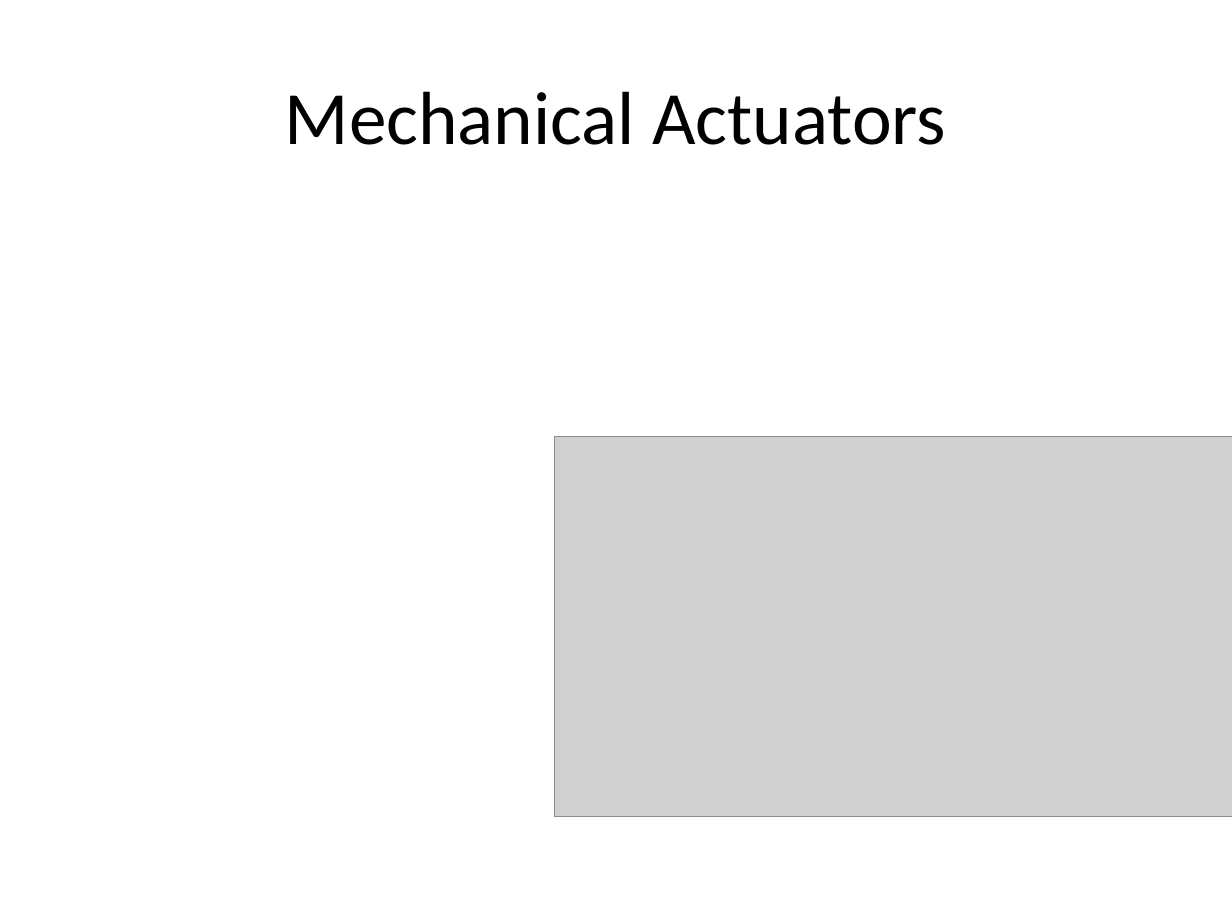
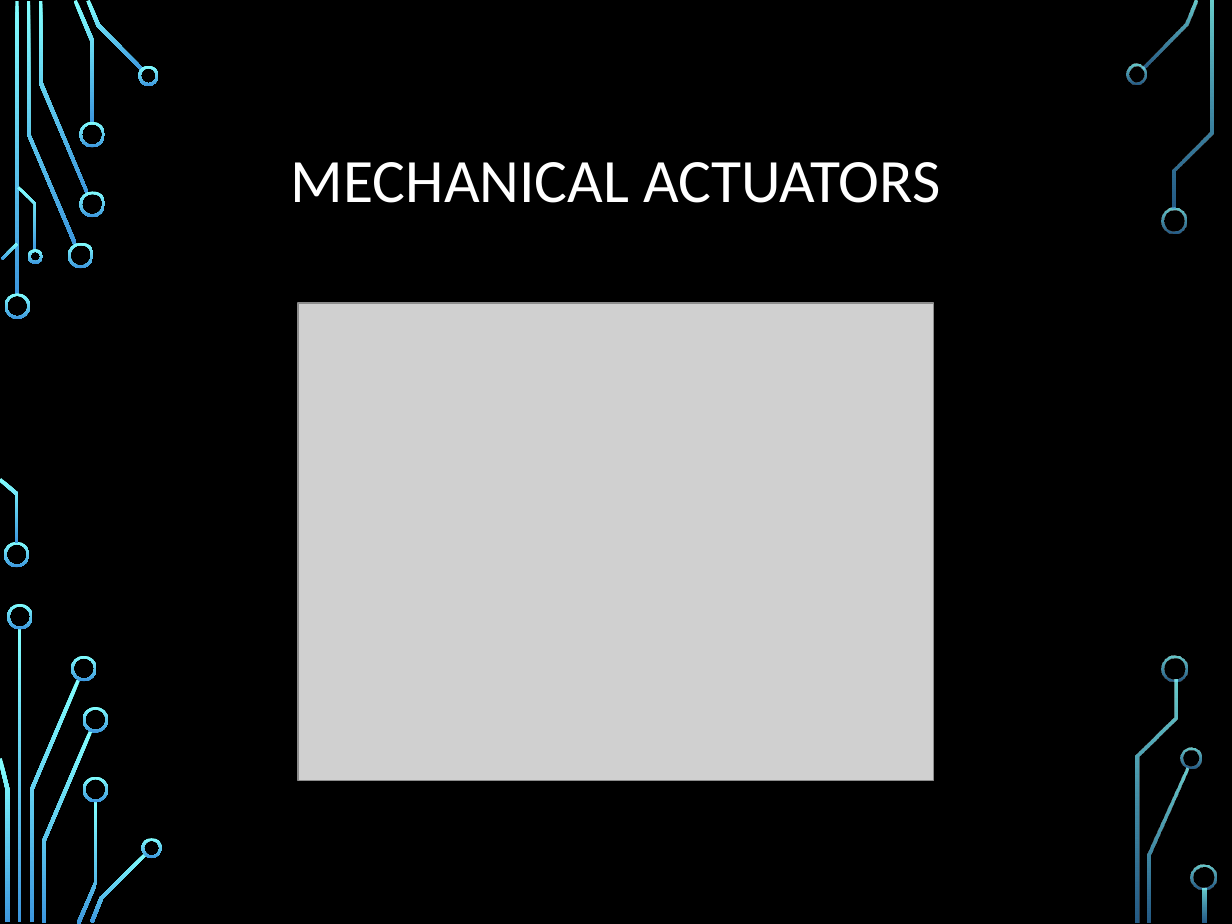
Before and after one commit to jon-whit/herbert, a slide deck: slide 12 of Documents/Presentations/HerbertPresentation.pptx. Drawn at 1232x924 pixels with LibreOffice and Linux fonts; fonts in the diff are those of the drawing; grey boxes stand for pictures; background and template pictures are left out. Boxes give left, top, right and bottom in pixels: in the first picture for what was removed or moved away, otherwise in the second. Text is boxed around its words. In the diff, an @@ line names an element or a change of style, - is before the commit and + after.

Commit message:
Added Background, Introduction, OpenCV, and Kcube sections. Changed slide style.

```diff
--- a/Documents/Presentations/HerbertPresentation.pptx
+++ b/Documents/Presentations/HerbertPresentation.pptx
@@ background #FFFFFF to picture (left out) @@
@@ title at (291,162,940,203): text changed; size 44 to 36 pt; text colour #000000 to #FFFFFF @@
-Mechanical Actuators
+MECHANICAL ACTUATORS
@@ picture: place and size @@
-picture at (554,436,1232,817)
+picture at (298,303,934,780)
@@ group added at (0,0,1216,924): 33 freeform shapes, 3 rectangles @@
```
Also in this commit, not shown: 11 other slides changed, 4 slides added, 3 slides removed.
